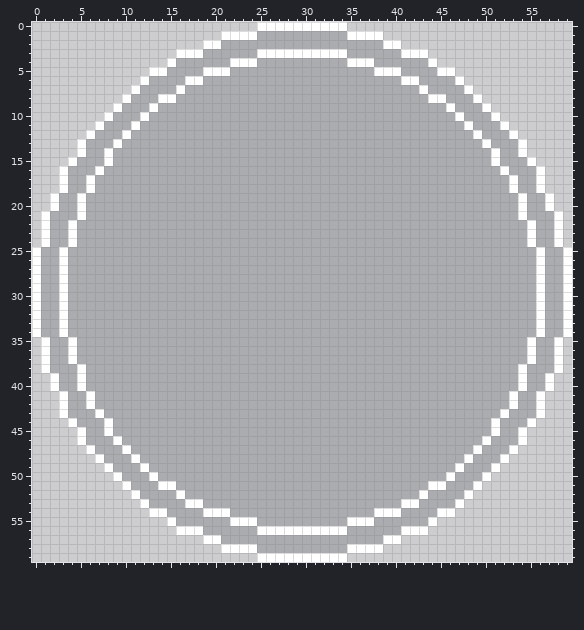
Pixel-art file: Assets/Development/Art/Sprites_Dev/SkillBorder.ase. The first picture shows the starting point.
60x60 pixels, 1 frame.
Now the later version:
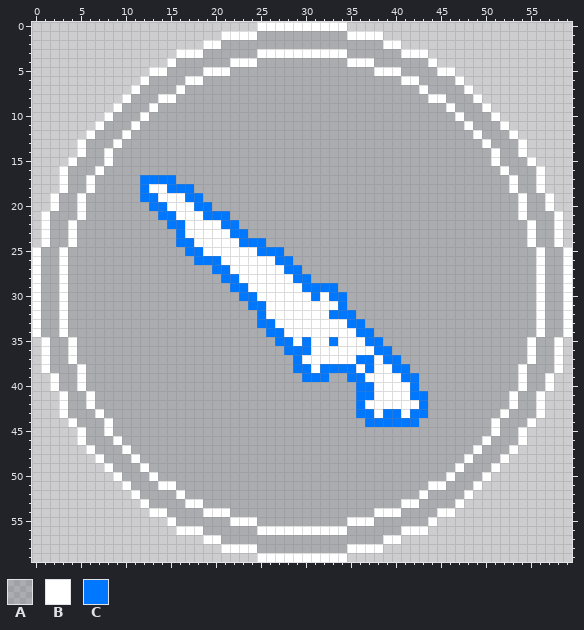
Palette (. is transparent): A #4f525b45  B #ffffff  C #0077ff
Difference:
layer "Background" added
layer "Icon1" now shown
Layer "Icon1":
y 17: x 12..15 AAAA -> CCCC
y 18: x 12..17 AAAAAA -> CBBCCC
y 19: x 12..18 AAAAAAA -> CCBBBCC
y 20: x 13..19 AAAAAAA -> CCBBBCC
y 21: x 14..21 AAAAAAAA -> CCBBBCCC
y 22: x 15..22 AAAAAAAA -> CCBBBBCC
y 23: x 16..23 AAAAAAAA -> CBBBBBCC
y 24: x 16..25 AAAAAAAAAA -> CCBBBBBCCC
y 25: x 17..27 AAAAAAAAAAA -> CCBBBBBBCCC
y 26: x 18..28 AAAAAAAAAAA -> CCCBBBBBBCC
y 27: x 20..29 AAAAAAAAAA -> CCBBBBBBCC
y 28: x 21..30 AAAAAAAAAA -> CCBBBBBBCC
y 29: x 22..33 AAAAAAAAAAAA -> CCBBBBBBCCCC
y 30: x 23..34 AAAAAAAAAAAA -> CCBBBBBBCBCC
y 31: x 24..34 AAAAAAAAAAA -> CCBBBBBBBBC
y 32: x 25..35 AAAAAAAAAAA -> CBBBBBBBCCC
y 33: x 25..36 AAAAAAAAAAAA -> CCBBBBBBBBCC
y 34: x 26..37 AAAAAAAAAAAA -> CCBBBBBBBBCC
y 35: x 27..38 AAAAAAAAAAAA -> CCBCBBCBBBCC
y 36: x 28..39 AAAAAAAAAAAA -> CCCBBBBBBBCC
y 37: x 29..40 AAAAAAAAAAAA -> CBBBBBBCCBCC
y 38: x 29..41 AAAAAAAAAAAAA -> CCBCCCCBCBBCC
y 39: x 30..32 AAA -> CCC; x 35..42 AAAAAAAA -> CCBBBBCC
y 40: x 36..42 AAAAAAA -> CCBBBBC
y 41: x 36..43 AAAAAAAA -> CCBBBBCC
y 42: x 36..43 AAAAAAAA -> CBBBBBBC
y 43: x 36..43 AAAAAAAA -> CCBCCBCC
y 44: x 37..42 AAAAAA -> CCCCCC
